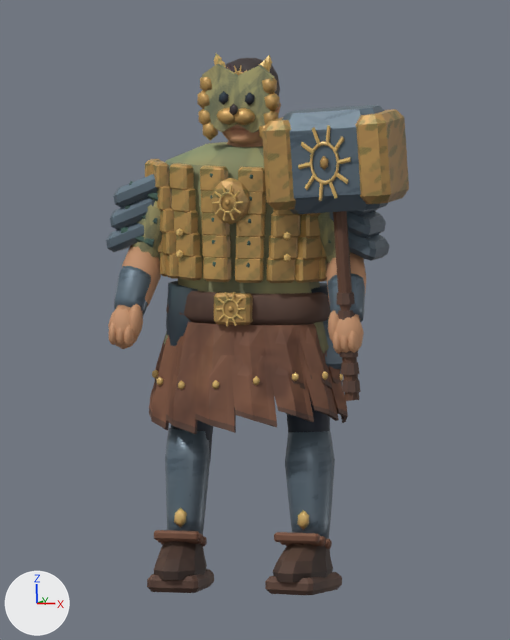
The Blender file art/blend/komainu.blend: old version first, new version second.
Before and after are seen from the file's camera 'Art review camera'. Every picture has the same lights, and +X, +Y and +Z are marked at lower left. The picture after the commit comes second.

The first picture shows 'komainu'.
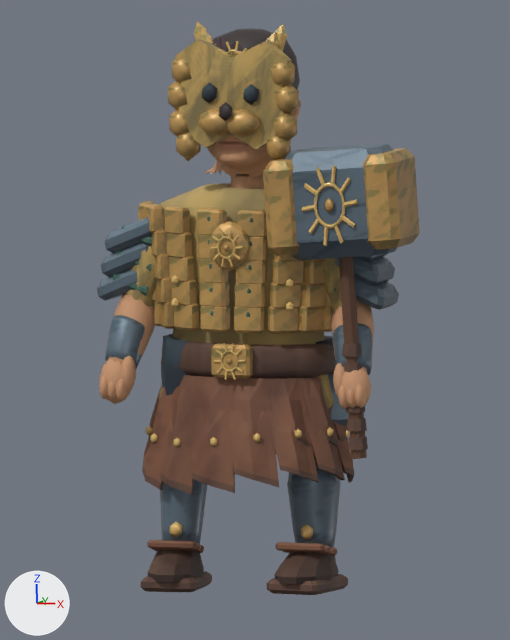
Location of each change, [x1, y1, x2, y2] in pixels of the pictures (510 x 640 px; the box of a moved part takes in the faces that stretch with it):
'komainu', reshaped, recoloured (7% wider): before [106, 53, 409, 595]; after [97, 21, 420, 595]
part 1 of me_komainu_color_and_skin, moved or reshaped: before [176, 250, 183, 259]; after [171, 298, 179, 308]
part 2 of me_komainu_color_and_skin, moved or reshaped: before [176, 228, 183, 237]; after [171, 275, 179, 284]
part 3 of me_komainu_color_and_skin, moved or reshaped: before [284, 254, 291, 262]; after [286, 302, 293, 311]
part 4 of me_komainu_color_and_skin, moved or reshaped: before [284, 232, 291, 240]; after [286, 279, 294, 288]
part 5 of me_komainu_color_and_skin, moved or reshaped: before [222, 299, 239, 319]; after [221, 350, 238, 372]
part 6 of me_komainu_color_and_skin, moved or reshaped: before [219, 192, 236, 213]; after [217, 236, 235, 259]
part 7 of me_komainu_color_and_skin, moved or reshaped: before [106, 53, 409, 595]; after [97, 21, 420, 595]
part 8 of me_komainu_color_and_skin, recoloured: before [106, 63, 409, 595]; after [97, 30, 420, 595]
part 9 of me_komainu_color_and_skin, recoloured: before [145, 53, 396, 530]; after [139, 21, 405, 540]

What the commit changed:
me_komainu_color_and_skin is used by ob_komainu; location (0.0, 0.0, 0.0).
me_komainu_color_and_skin had 8176 vertices, 9761 faces and spanned x -0.42..0.52, y -0.23..0.18, z -0.01..1.59.
me_komainu_color_and_skin now has 8176 vertices, 9761 faces and spans x -0.45..0.55, y -0.24..0.19, z -0.01..1.69.
me_komainu_color_and_skin part 1: the loose piece of 12 vertices spanning x -0.18..-0.16, y -0.14..-0.13, z 0.98..1.01 is moved by (-0.01, -0.01, -0.14).
me_komainu_color_and_skin part 2: the loose piece of 12 vertices spanning x -0.18..-0.16, y -0.14..-0.13, z 1.05..1.07 is moved by (-0.01, -0.01, -0.14).
me_komainu_color_and_skin part 3: the loose piece of 12 vertices spanning x 0.16..0.18, y -0.14..-0.13, z 0.98..1.01 is moved by (0.01, -0.01, -0.14).
me_komainu_color_and_skin part 4: the loose piece of 12 vertices spanning x 0.16..0.18, y -0.14..-0.13, z 1.05..1.07 is moved by (0.01, -0.01, -0.14).
me_komainu_color_and_skin part 5: the loose piece of 96 vertices spanning x -0.03..0.03, y -0.16, z 0.81..0.87 is moved by (0.0, -0.01, -0.16).
me_komainu_color_and_skin part 6: the loose piece of 96 vertices spanning x -0.03..0.03, y -0.19, z 1.13..1.19 is moved by (0.0, -0.01, -0.13).
me_komainu_color_and_skin part 7: 7756 of 8176 vertices moved; they spanned x -0.42..0.52, y -0.23..0.18, z -0.01..1.59 and now span x -0.45..0.55, y -0.24..0.19, z -0.01..1.69; mean shift (0.0, -0.01, -0.09); largest move (-0.11, -0.15, 0.46) -> (-0.12, -0.16, 0.28).
me_komainu_color_and_skin part 8: 6019 faces centred in x -0.42..0.51, y -0.23..0.17, z -0.01..1.57 are repainted in the vertex colours; the middle colour goes from brown #9d8064 to brown #9e8264.
me_komainu_color_and_skin part 9: 981 faces centred in x -0.31..0.48, y -0.22..0.08, z 0.18..1.58 are repainted in the vertex colours; the middle colour goes from beige #dabe85 to beige #d9bc83.
Other edits to the shape of me_komainu_color_and_skin do not show in these pictures.
